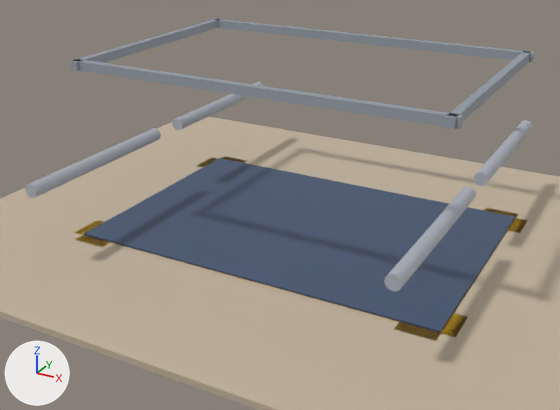
An edit to the glTF model tools/bim_generator/generated_models/interlocking_brick_masonry/stage_05_beams.glb, drawn before and after from the same camera.
The view is the same before and after, from a 50 mm camera at (5.44, -10.77, 6.48) aimed at (-0.25, -0.42, 1.31). Arrows for +X, +Y and +Z are at lower left; the lights stay in place. The older version comes first. Where no turn or scale is listed for an object, it has been applied to the vertices.

The first picture shows 'geometry_0', 'geometry_18', 'geometry_19', 'geometry_20', 'geometry_21', 'geometry_22', 'geometry_23', 'geometry_24', 'geometry_25', 'geometry_5' and 4 more.
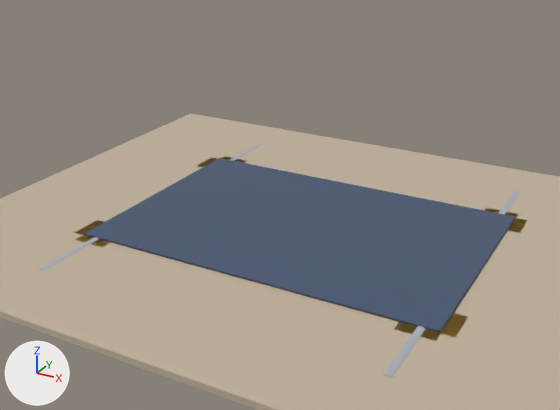
The newer file is also turned or shifted as a whole; pictures and numbers use the older file's frame.

The edits, one by one:
me_geometry_18 is used by ob_geometry_18; location (0.0, 0.0, 0.0).
me_geometry_18 had 34 vertices, 64 faces and spanned x -2.93..-2.71, y 0.32..3.32, z 1.99..2.21.
me_geometry_18 now has 34 vertices, 64 faces and spans x -2.93..-2.71, y 0.32..3.32, z 0.6..0.82.
me_geometry_18 part 1: the whole mesh is moved by (0.0, 0.0, -1.39).
me_geometry_19 is used by ob_geometry_19; location (0.0, 0.0, 0.0).
me_geometry_19 had 34 vertices, 64 faces and spanned x 2.71..2.93, y 0.32..3.32, z 1.99..2.21.
me_geometry_19 now has 34 vertices, 64 faces and spans x 2.71..2.93, y 0.32..3.32, z 0.6..0.82.
me_geometry_19 part 2: the whole mesh is moved by (0.0, 0.0, -1.39).
me_geometry_20 is used by ob_geometry_20; location (0.0, 0.0, 0.0).
me_geometry_20 had 34 vertices, 64 faces and spanned x 2.71..2.93, y -3.32..-0.32, z 1.99..2.21.
me_geometry_20 now has 34 vertices, 64 faces and spans x 2.71..2.93, y -3.32..-0.32, z 0.6..0.82.
me_geometry_20 part 3: the whole mesh is moved by (0.0, 0.0, -1.39).
me_geometry_21 is used by ob_geometry_21; location (0.0, 0.0, 0.0).
me_geometry_21 had 34 vertices, 64 faces and spanned x -2.93..-2.71, y -3.32..-0.32, z 1.99..2.21.
me_geometry_21 now has 34 vertices, 64 faces and spans x -2.93..-2.71, y -3.32..-0.32, z 0.6..0.82.
me_geometry_21 part 4: the whole mesh is moved by (0.0, 0.0, -1.39).
me_geometry_22 is used by ob_geometry_22; location (0.0, 0.0, 0.0).
me_geometry_22 had 8 vertices, 12 faces and spanned x -3.05..3.05, y 1.88..2.0, z 3.6..3.74.
me_geometry_22 now has 8 vertices, 12 faces and spans x -3.05..3.05, y 1.88..2.0, z 0.6..0.74.
me_geometry_22 part 5: the whole mesh is moved by (0.0, 0.0, -3.0).
me_geometry_23 is used by ob_geometry_23; location (0.0, 0.0, 0.0).
me_geometry_23 had 8 vertices, 12 faces and spanned x -3.05..3.05, y -2.0..-1.88, z 3.6..3.74.
me_geometry_23 now has 8 vertices, 12 faces and spans x -3.05..3.05, y -2.0..-1.88, z 0.6..0.74.
me_geometry_23 part 6: the whole mesh is moved by (0.0, 0.0, -3.0).
me_geometry_24 is used by ob_geometry_24; location (0.0, 0.0, 0.0).
me_geometry_24 had 8 vertices, 12 faces and spanned x -3.0..-2.88, y -2.05..2.05, z 3.6..3.74.
me_geometry_24 now has 8 vertices, 12 faces and spans x -3.0..-2.88, y -2.05..2.05, z 0.6..0.74.
me_geometry_24 part 7: the whole mesh is moved by (0.0, 0.0, -3.0).
me_geometry_25 is used by ob_geometry_25; location (0.0, 0.0, 0.0).
me_geometry_25 had 8 vertices, 12 faces and spanned x 2.88..3.0, y -2.05..2.05, z 3.6..3.74.
me_geometry_25 now has 8 vertices, 12 faces and spans x 2.88..3.0, y -2.05..2.05, z 0.6..0.74.
me_geometry_25 part 8: the whole mesh is moved by (0.0, 0.0, -3.0).

Pixel boxes (x1, y1, x2, y2) of what changed, in the pictures (560 x 410 px):
'geometry_23', moved (not visible afterwards)
    before: (70, 59, 463, 129)
'geometry_22', moved (not visible afterwards)
    before: (210, 19, 535, 62)
'geometry_20', moved
    before: (384, 187, 476, 291)
    after: (383, 326, 425, 378)
'geometry_21', moved
    before: (25, 128, 161, 198)
    after: (39, 237, 99, 270)
'geometry_24', moved (not visible afterwards)
    before: (70, 18, 220, 71)
'geometry_25', moved (not visible afterwards)
    before: (444, 50, 532, 129)
'geometry_19', moved
    before: (474, 120, 532, 186)
    after: (499, 191, 520, 215)
'geometry_18', moved
    before: (172, 82, 263, 130)
    after: (230, 143, 262, 161)
